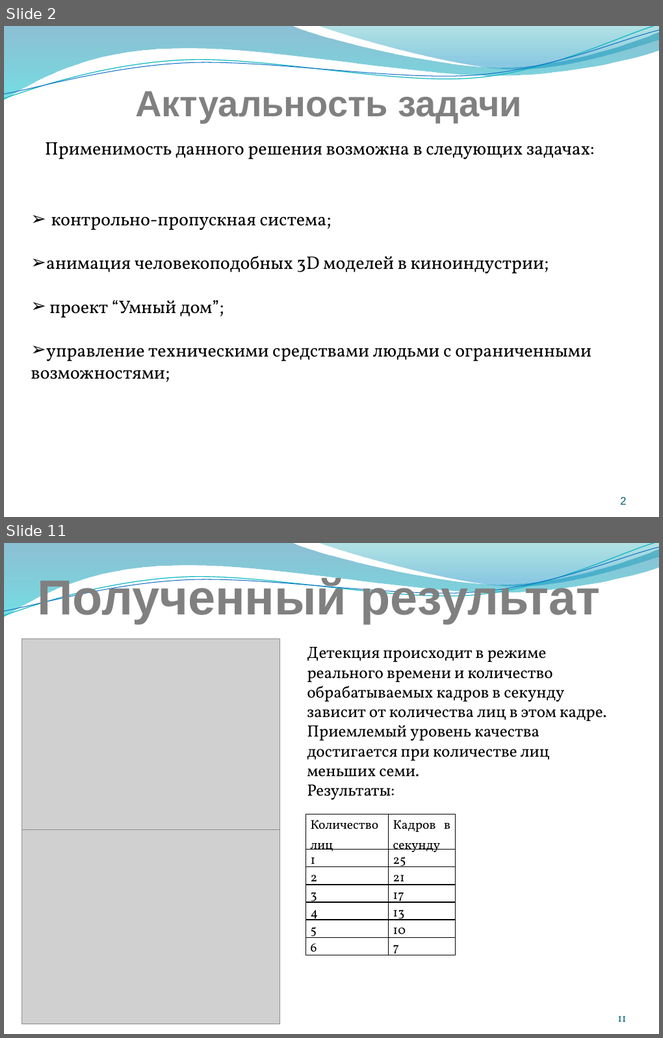
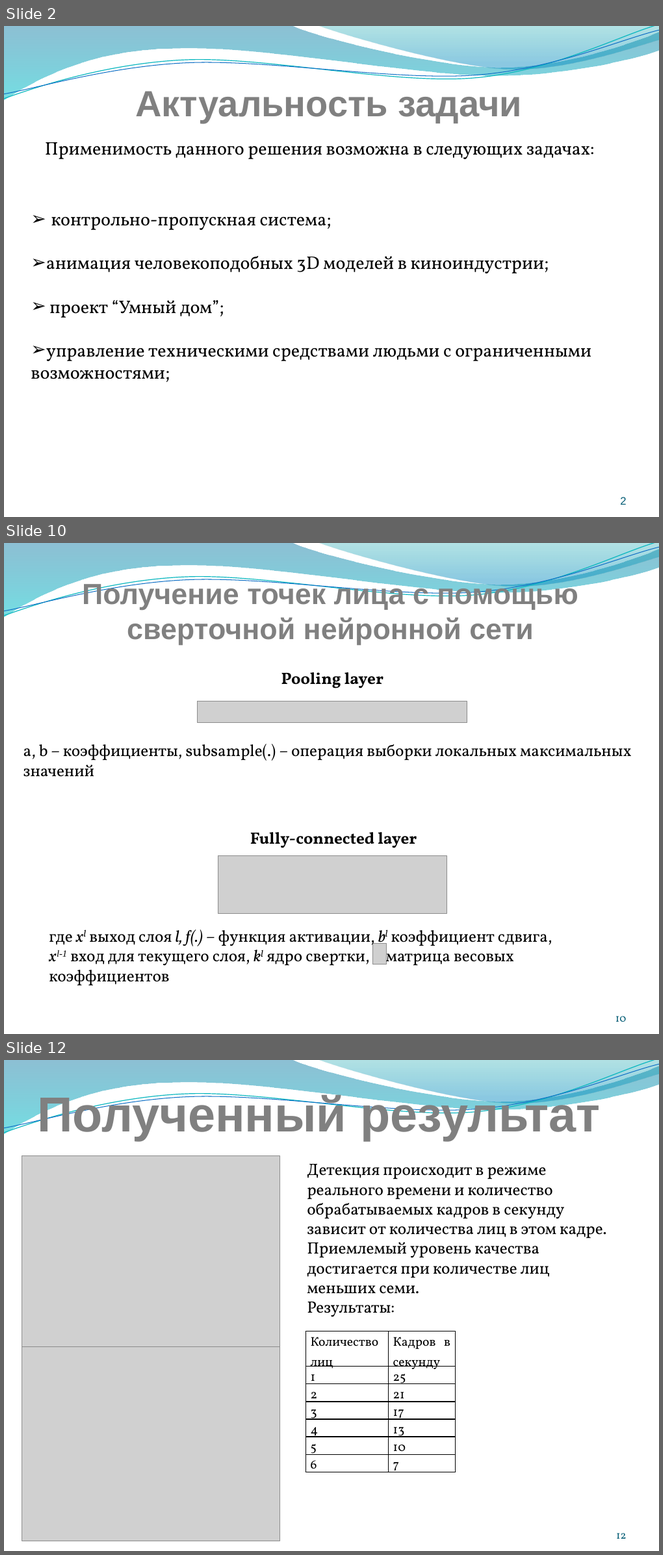
Before and after one commit to lao777/detectKeypointFace, a slide deck: text/Doklad.pptx. Shown one above the other, each under a label of ours: slides 2 and 11 before the commit, slides 2, 10 and 12 after it; the slides between them are not shown. The pictures are 663x1038 and 663x1555 pixels, drawn with LibreOffice and Linux fonts; fonts in the diff are those of the drawing; grey boxes stand for pictures. Boxes give left, top, right and bottom in pixels: in the first picture for what was removed or moved away, otherwise in the second. Text is boxed around its words. In the diff, an @@ line names an element or a change of style, - is before the commit and + after.

```diff
--- a/text/Doklad.pptx
+++ b/text/Doklad.pptx
@@ slide 10 added at [4,543,659,1034], background #FFFFFF; not listed: 4 template elements that a slide beside it also shows @@
@@ text added at [82,581,578,645], 32 pt, text #808080, bold @@
+Получение точек лица с помощью
+сверточной нейронной сети
@@ text added at [282,672,384,689], 18 pt, text #000000, bold @@
+Pooling layer
@@ picture added at [197,701,467,722] @@
@@ text added at [24,744,631,777], 18 pt, text #000000 @@
+a, b – коэффициенты, subsample(.) – операция выборки локальных максимальных
+значений
@@ text added at [250,832,417,849], 18 pt, text #000000, bold @@
+Fully-connected layer
@@ picture added at [218,856,447,914] @@
@@ text added at [49,930,553,986], 18 pt, text #000000 @@
+где xl выход слоя l, f(.) – функция активации, bl коэффициент сдвига,
+xl-1 вход для текущего слоя, kl ядро свертки, матрица весовых коэффициентов
@@ picture added at [373,943,387,964] @@
@@ page number added at [616,1016,627,1022], 12 pt, text #045D75 @@
+10
@@ what was slide 11 is now slide 12 @@
@@ page number at [616,1533,627,1539]: text changed @@
-11
+12
```
Also in this commit, not shown: 6 slides changed, 3 other slides added, 3 slides removed.
